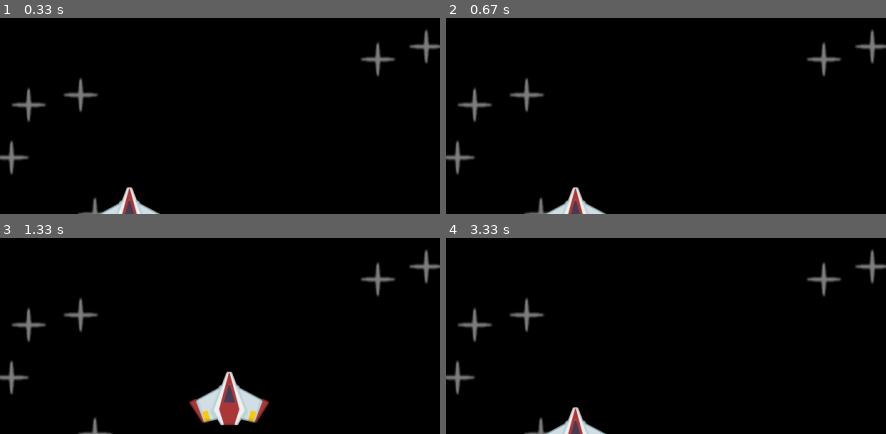
Above: before the commit, frames 1-4 (two rows, left to right).
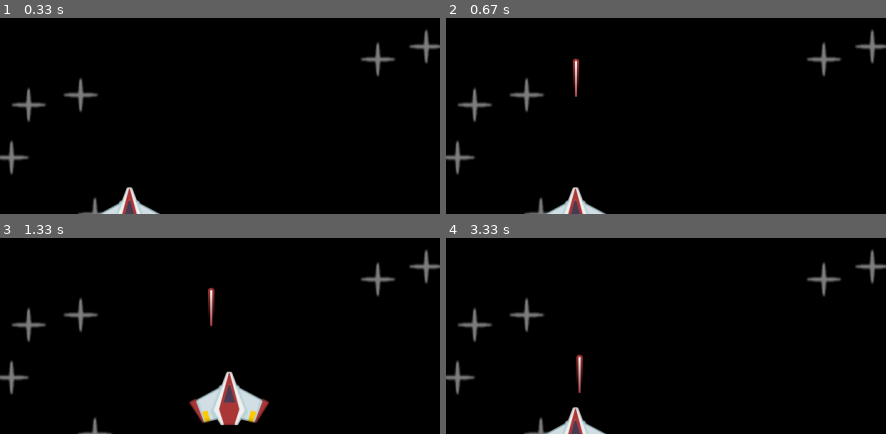
Above: after the commit, the same moments.

Repository: 7IronSnow7/Pygame
Game: pygame game, started from spaceshooter/main.py
The game is run twice, just before and just after one commit, with the same random seed, the same clock (stepped at 60 frames per second) and the same inputs.
Inputs:
- Up to frame 1 (0.33 s): no input
- Up to frame 2 (0.67 s): tap Space at 0.33 s
- Up to frame 3 (1.33 s): hold Right 0.67-1.13 s; tap Space at 0.73, 1.03, 1.23 s; hold Up from 1.17 s (still down)
- Up to frame 4 (3.33 s): release Up at 1.47 s; hold Right 1.5-1.97 s; tap Space at 1.57, 1.87, 2.07, 2.37, 2.63, 2.97, 3.27 s; hold Left 2-2.53 s; hold Down 2.57-2.87 s; hold Left 2.9-3.3 s
The pictures show only the part of the screen within x 36-86%, y 0-50%; the shares and areas given below are measured in that part.

Frame 1 is identical in both runs. In frame 2, 0.2% of the frame differs, in the area x 28-31%, y 20-41%; in frame 3, 0.2%; in frame 4, 0.3%, in the area x 29-32%, y 59-80%.

Commit message:
Added shooting feature to the spaceshooter

Diff:
--- a/spaceshooter/main.py
+++ b/spaceshooter/main.py
@@ -22,7 +22,7 @@
                 self.can_shoot = True
 
 
-    def update(self):
+    def update(self, dt):
         keys = pygame.key.get_pressed()
         self.direction.x = int(keys[pygame.K_RIGHT])  - int(keys[pygame.K_LEFT])
         self.direction.y = int(keys[pygame.K_DOWN])  - int(keys[pygame.K_UP])
@@ -31,7 +31,7 @@
 
         recent_keys = pygame.key.get_just_pressed()
         if recent_keys[pygame.K_SPACE] and self.can_shoot:
-            print("Fire laser")
+            Laser(laser_sur, self.rect.midtop, all_sprites)
             self.can_shoot = False
             self.laser_shoot_time = pygame.time.get_ticks()
 
@@ -41,6 +41,17 @@
         super().__init__(groups)
         self.image = surf
         self.rect = self.image.get_frect(center = (randint(0, window_width), randint(0, window_height)))
+
+class Laser(pygame.sprite.Sprite):
+    def __init__(self, surf, pos, groups):
+        super().__init__(groups)
+        self.image = surf
+        self.rect = self.image.get_frect(midbottom = pos)
+
+    def update(self, dt):
+        self.rect.centery -= 400 * dt
+        if self.rect.bottom < 0:
+            self.kill()
 
 # General setup
 pygame.init()
@@ -65,8 +76,7 @@
 meteor_surface = pygame.image.load(join("spaceshooter", "images", "meteor.png")).convert_alpha()
 meteor_rect = meteor_surface.get_frect(center = (window_width / 2, window_height / 2))
 
-laser_surface = pygame.image.load(join("spaceshooter", "images", "laser.png")).convert_alpha()
-laser_rect = laser_surface.get_frect(bottomleft = (20, window_height - 20))
+laser_sur = pygame.image.load(join("spaceshooter", "images", "laser.png")).convert_alpha()
 
 # custom events _> meteor events
 meteor_event = pygame.event.custom_type()
@@ -82,7 +92,7 @@
             print("create meteor")
 
     # update
-    all_sprites.update()
+    all_sprites.update(dt)
 
     # draw the game
     display_surface.fill("black")
@@ -90,3 +100,7 @@
     pygame.display.update()
 
 pygame.quit()
+ # 2:28:12
+ # Exercise
+ # Create a meteor on every meteor event
+ # Destory the meteor sprite after 2 seconds
